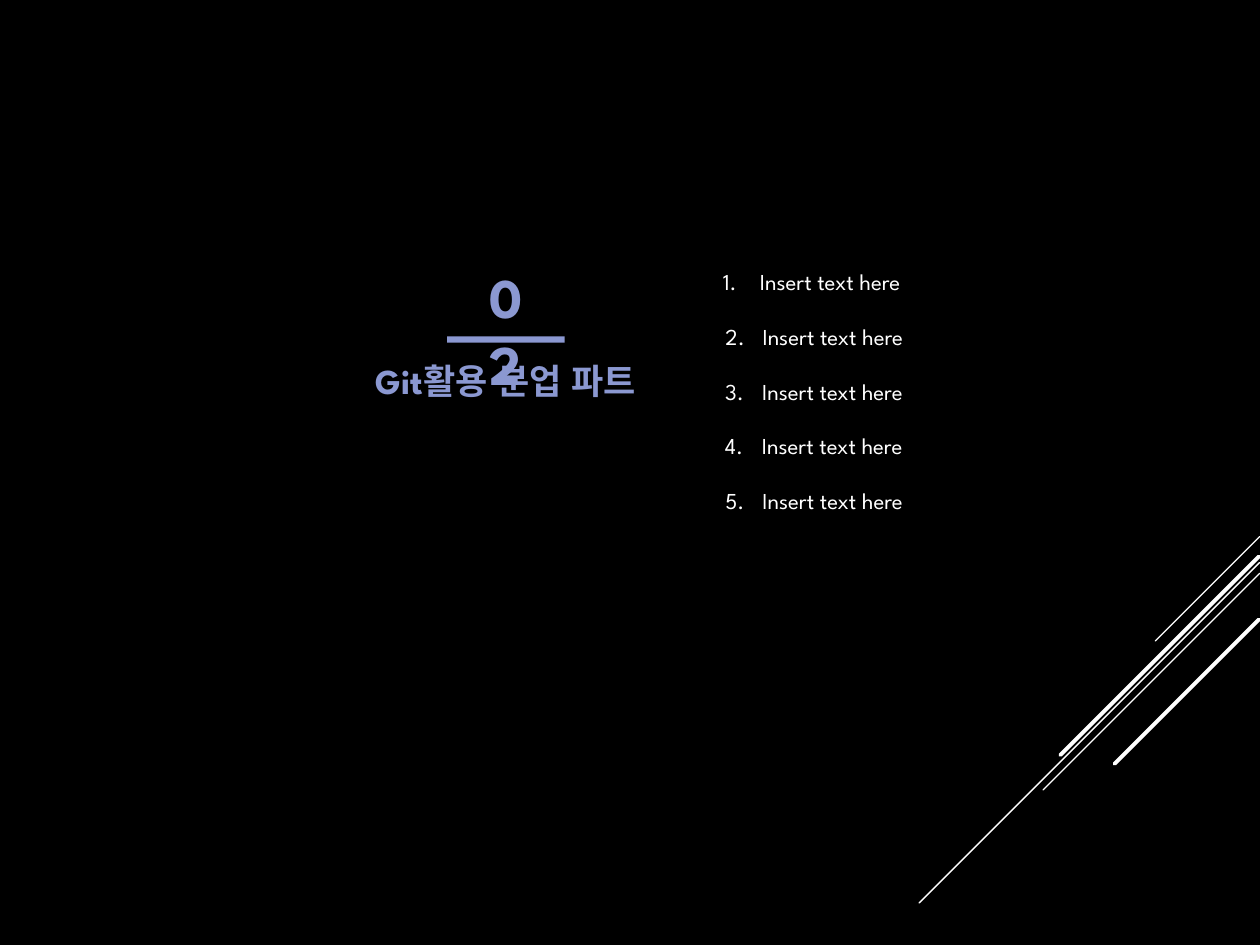
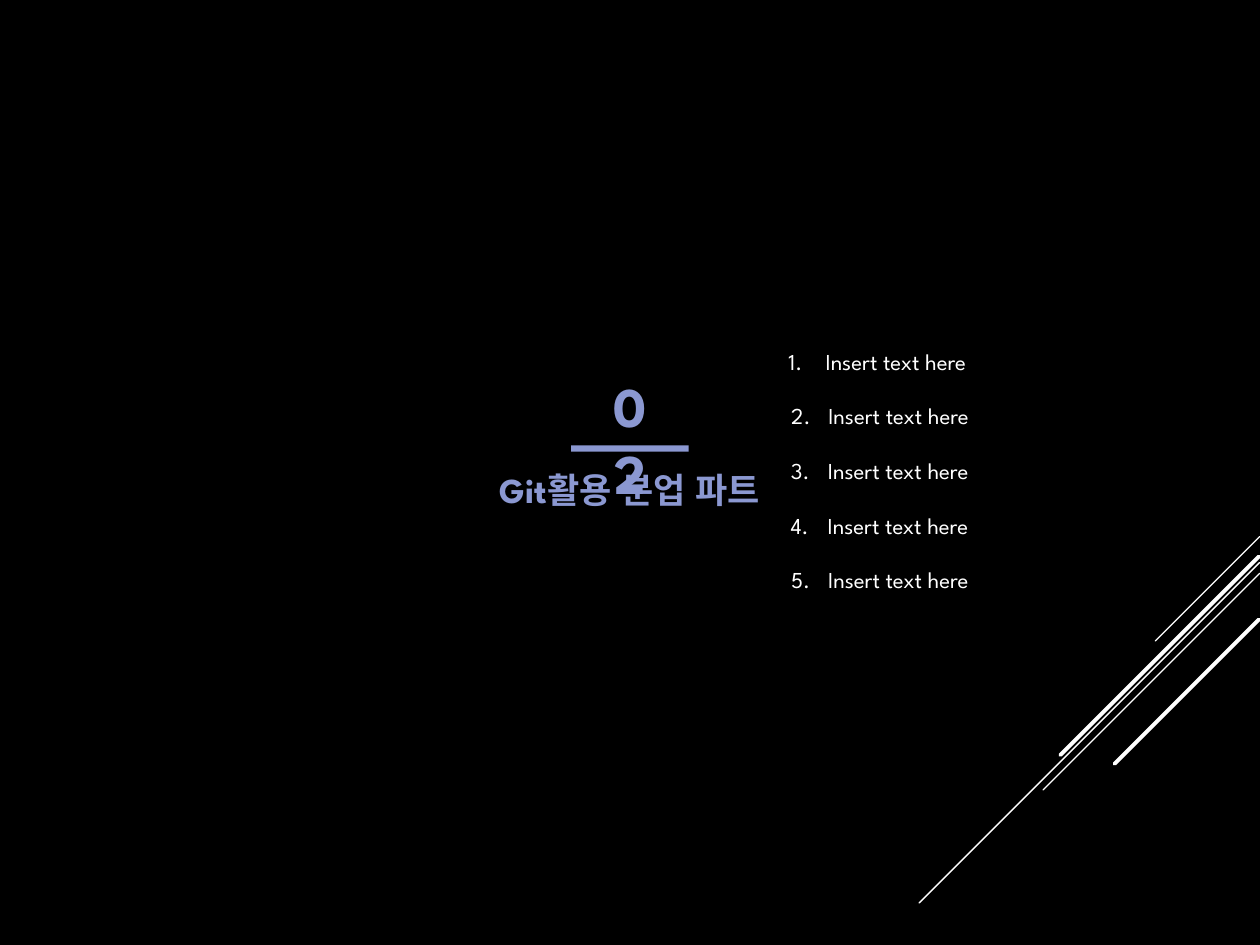
Before and after one commit to hyunwns78/ticketing_macro_HJ, a slide deck: slide 4 of KTX SRT 예약 매크로 프로그램.pptx (slide 7 before the commit). Drawn at 1260x945 pixels with LibreOffice and Linux fonts; fonts in the diff are those of the drawing; background and template pictures are left out. Boxes give left, top, right and bottom in pixels: in the first picture for what was removed or moved away, otherwise in the second. Text is boxed around its words. In the diff, an @@ line names an element or a change of style, - is before the commit and + after.

```diff
--- a/KTX SRT 예약 매크로 프로그램.pptx
+++ b/KTX SRT 예약 매크로 프로그램.pptx
@@ text "Insert text here": place and size @@
-text "Insert text here" at (760, 274, 903, 510)
+text "Insert text here" at (826, 354, 969, 589)
@@ 2 texts, 1 rectangle: place and size @@
-2 texts, 1 rectangle at (376, 256, 636, 397)
+2 texts, 1 rectangle at (500, 365, 760, 506)
```
Also in this commit, not shown: 8 other slides changed, 2 slides added, 1 slide removed.
